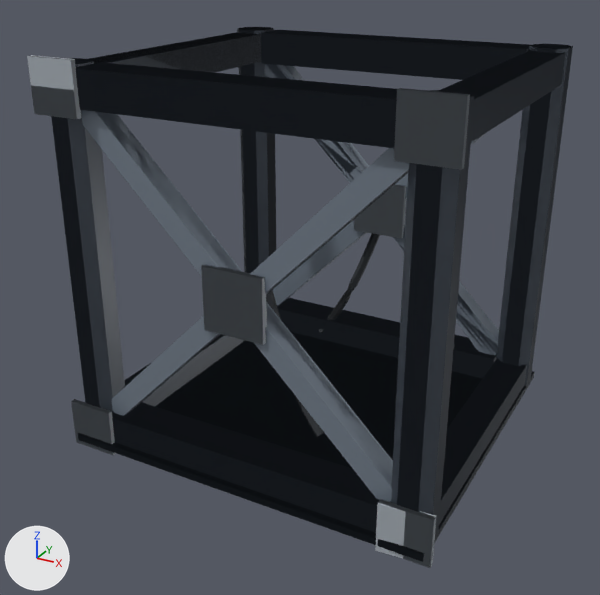
Before and after pictures for a commit that changed the glTF model assets/destructibles/shared/shr_cmp_generic_frame_alloy_a.glb.
Camera for both pictures: a 50 mm lens placed at (0.567, -1.106, 0.455), pointed at (-0.03, -0.021, -0.088). Lighting does not change. The marker at lower left points along +X, +Y and +Z. The picture after the commit comes second. Where no turn or scale is listed for an object, it has been applied to the vertices. Vertices at exactly the same position are counted once.

Objects in the first picture: 'mesh_heavy', 'mesh_intact', 'mesh_light'.
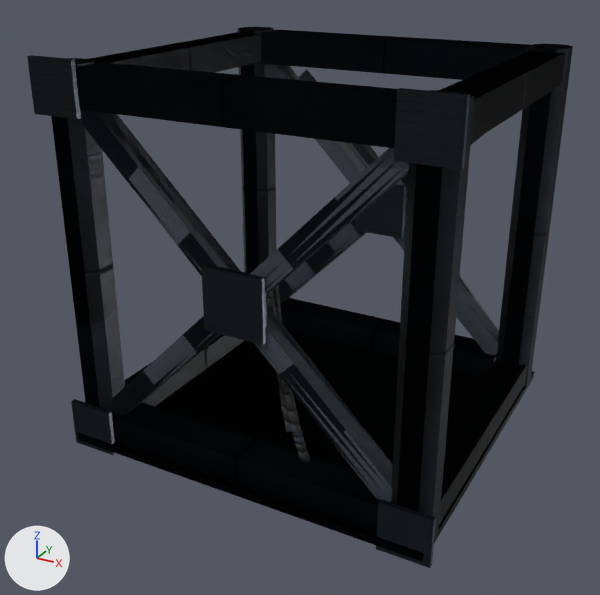
What differs and where, as boxes (x1, y1, x2, y2) in the pictures (600 x 595 px; the box of a moved part takes in the faces that stretch with it):
'mesh_light', surface changed, reshaped (darker)
    before: (31, 34, 568, 568)
    after: (31, 32, 568, 568)
'mesh_heavy', surface changed, reshaped
    before: (27, 27, 573, 566)
    after: (27, 27, 573, 554)
'mesh_intact', surface changed
    both: (80, 30, 569, 561)
part 1 of me_mesh_heavy, added
    after: (262, 287, 266, 345)
part 2 of me_mesh_heavy, moved or reshaped (not visible afterwards)
    before: (71, 399, 113, 455)
part 3 of me_mesh_heavy, rebuilt
    before: (266, 290, 324, 436)
    after: (266, 290, 310, 463)
part 4 of me_mesh_heavy, rebuilt (mostly hidden)
    before: (277, 65, 485, 353)
    after: (289, 134, 484, 298)
part 5 of me_mesh_heavy, added
    after: (273, 285, 292, 432)
part 6 of me_mesh_heavy, added
    after: (299, 69, 491, 320)
part 7 of me_mesh_heavy, added
    after: (56, 150, 106, 198)
part 8 of me_mesh_heavy, deleted
    before: (319, 233, 380, 333)
part 9 of me_mesh_heavy, deleted
    before: (375, 500, 436, 566)
part 10 of me_mesh_heavy, reshaped
    before: (69, 96, 474, 415)
    after: (76, 310, 125, 413)
part 11 of me_mesh_heavy, moved or reshaped
    before: (89, 32, 397, 148)
    after: (117, 32, 397, 148)
part 12 of me_mesh_heavy, deleted
    before: (391, 367, 452, 536)
part 13 of me_mesh_heavy, recoloured
    before: (237, 27, 276, 272)
    after: (239, 27, 276, 256)
part 14 of me_mesh_heavy, recoloured
    before: (78, 332, 530, 562)
    after: (78, 331, 530, 554)
part 15 of me_mesh_light, moved or reshaped (mostly hidden before)
    before: (83, 64, 499, 482)
    after: (81, 65, 499, 506)

Diff of the bpy script that builds the scene:
```diff
--- a/assets/destructibles/shared/shr_cmp_generic_frame_alloy_a.glb.py
+++ b/assets/destructibles/shared/shr_cmp_generic_frame_alloy_a.glb.py
@@ mat_mat_lightweight_alloy_shr @@
 mat_mat_lightweight_alloy_shr = bpy.data.materials.new('mat_lightweight_alloy_shr')
-# nodes: BsdfPrincipled, OutputMaterial
-# colours: greyish blue #5b6470
+# nodes: BsdfPrincipled, Math, Mix x2, NormalMap, OutputMaterial, SeparateColor, TexImage x3, VertexColor
+# colours: pale yellow #ebe5d5, mixed with the vertex colours
+# uses the picture img_hlx_mat_reinforced_steel_a_albedo
+# uses the picture img_hlx_mat_reinforced_steel_a_normal
+# uses the picture img_hlx_mat_reinforced_steel_a_orm
@@ mat_mat_lightweight_alloy_shr_panel @@
 mat_mat_lightweight_alloy_shr_panel = bpy.data.materials.new('mat_lightweight_alloy_shr_panel')
-# nodes: BsdfPrincipled, OutputMaterial
-# colours: greyish blue #788390
+# nodes: BsdfPrincipled, Math, Mix x2, NormalMap, OutputMaterial, SeparateColor, TexImage x3, VertexColor
+# colours: white #ecf6ff, mixed with the vertex colours
+# uses the picture img_shr_mat_painted_panel_a_albedo
+# uses the picture img_shr_mat_painted_panel_a_normal
+# uses the picture img_shr_mat_painted_panel_a_orm
@@ mat_trim_trim_shr @@
 mat_trim_trim_shr = bpy.data.materials.new('trim_trim_shr')
-# nodes: BsdfPrincipled, OutputMaterial
-# colours: grey #aeb6be
+# nodes: BsdfPrincipled, Math, Mix x2, NormalMap, OutputMaterial, SeparateColor, TexImage x3, VertexColor
+# colours: white #d7e1e8, mixed with the vertex colours
+# uses the picture img_shr_mat_brushed_steel_a_albedo
+# uses the picture img_shr_mat_brushed_steel_a_normal
+# uses the picture img_shr_mat_brushed_steel_a_orm
@@ mat_trim_edge_shr @@
+mat_trim_edge_shr = bpy.data.materials.new('trim_edge_shr')
+# colours: white #f5fbff, mixed with the vertex colours
+# uses the picture img_shr_mat_brushed_steel_a_albedo
+# uses the picture img_shr_mat_brushed_steel_a_normal
+# uses the picture img_shr_mat_brushed_steel_a_orm
@@ me_mesh_heavy @@
-me_mesh_heavy.from_pydata(...)  # 348 vertices, 608 faces; spans x -0.304..0.304, y -0.28..0.28, z -0.304..0.304
-me_mesh_heavy.materials.append(mat_mat_lightweight_alloy_shr_panel)  # greyish blue #788390
+me_mesh_heavy.from_pydata(...)  # 338 vertices, 588 faces; spans x -0.304..0.304, y -0.28..0.36, z -0.295..0.304
+# me_mesh_heavy part 1: a new loose piece, a box spanning x -0.0472..0.0472, y -0.263..-0.253, z -0.0472..0.0472, in mat_trim_trim_shr
+# me_mesh_heavy part 2: the loose piece of 8 vertices spanning x -0.304..-0.227, y -0.277..-0.269, z -0.304..-0.227 is moved by (0.531, 0.0, 0.531)
+# me_mesh_heavy part 3: the loose piece of 54 vertices spanning x -0.007..0.109, y -0.208..-0.17, z -0.209..0.003 is rebuilt with 54 vertices and now spans x -0.007..0.114, y -0.239..-0.169, z -0.274..0.003
+# me_mesh_heavy part 4: the loose piece of 20 vertices spanning x -0.241..0.241, y 0.223..0.257, z -0.254..0.254 is rebuilt with 20 vertices and now spans x -0.248..0.248, y 0.223..0.294, z -0.248..0.248, in mat_trim_burnt_shr
+# me_mesh_heavy part 5: a new loose piece of 54 vertices spanning x -0.007..0.069, y -0.22..-0.15, z -0.209..0.002, in mat_trim_cable_shr
+# me_mesh_heavy part 6: a new loose piece of 20 vertices spanning x -0.248..0.248, y 0.242..0.36, z -0.267..0.211, in mat_trim_burnt_shr
+# me_mesh_heavy part 7: a new loose piece of 18 vertices spanning x -0.295..-0.236, y -0.27..-0.21, z 0.099..0.203, in mat_mat_lightweight_alloy_shr
+# me_mesh_heavy part 8: the loose piece of 54 vertices spanning x -0.118..0.007, y 0.208..0.27, z -0.273..0.003 is deleted
+# me_mesh_heavy part 9: the loose piece of 8 vertices spanning x 0.227..0.304, y -0.28..-0.266, z -0.304..-0.227 is deleted
+# me_mesh_heavy part 10: 1 vertex moved from x -0.251, y -0.21, z -0.017 to x -0.236, y -0.225, z -0.07; 37 vertices removed from x -0.295..0.295, y -0.27..-0.21, z -0.248..0.248; 9 vertices added at x -0.295..-0.236, y -0.27..-0.21, z -0.087..-0.067
+# me_mesh_heavy part 11: 1 vertex moved from x -0.292, y -0.062, z 0.253 to x -0.247, y -0.023, z 0.242; 13 vertices removed from x -0.292..-0.049, y -0.27..0.021, z 0.239..0.292; 9 vertices added at x -0.292..-0.075, y -0.27..-0.018, z 0.239..0.292
+# me_mesh_heavy part 12: 10 vertices removed from x 0.236..0.295, y -0.27..-0.21, z -0.093..-0.032
+# me_mesh_heavy part 13: 30 faces spanning x -0.295..-0.236, y 0.21..0.27, z -0.295..0.295 switch from mat_trim_burnt_shr (greyish blue #3b414a) to mat_mat_lightweight_alloy_shr
+# me_mesh_heavy part 14: 12 faces spanning x -0.295..0.295, y -0.28..0.28, z -0.295..-0.283 switch from mat_trim_dark_shr (greyish blue #4a535d) to mat_trim_burnt_shr
+# other edits to the shape of me_mesh_heavy do not show in these pictures
 me_mesh_heavy.materials.append(mat_trim_trim_shr)
 me_mesh_heavy.materials.append(mat_trim_cable_shr)
+me_mesh_heavy.materials.append(mat_trim_edge_shr)
@@ me_mesh_light @@
-me_mesh_light.from_pydata(...)  # 256 vertices, 420 faces; spans x -0.304..0.304, y -0.28..0.28, z -0.304..0.304
+me_mesh_light.from_pydata(...)  # 236 vertices, 380 faces; spans x -0.304..0.304, y -0.28..0.28, z -0.304..0.304
+# me_mesh_light part 15: 62 vertices removed from x -0.292..0.248, y -0.256..0.27, z -0.292..0.248; 42 vertices added at x -0.292..0.248, y -0.27..0.27, z -0.292..0.248
 me_mesh_light.materials.append(mat_mat_lightweight_alloy_shr)
@@ me_mesh_light @@
 me_mesh_light.materials.append(mat_trim_dark_shr)
+me_mesh_light.materials.append(mat_trim_edge_shr)
```
